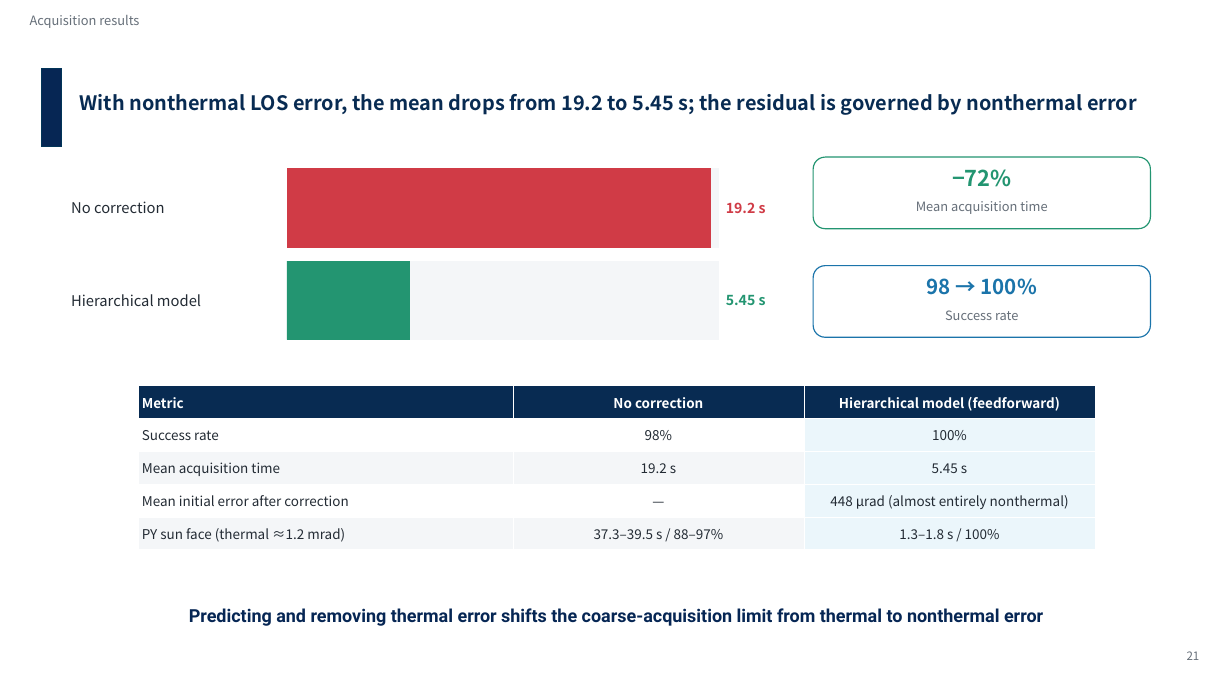
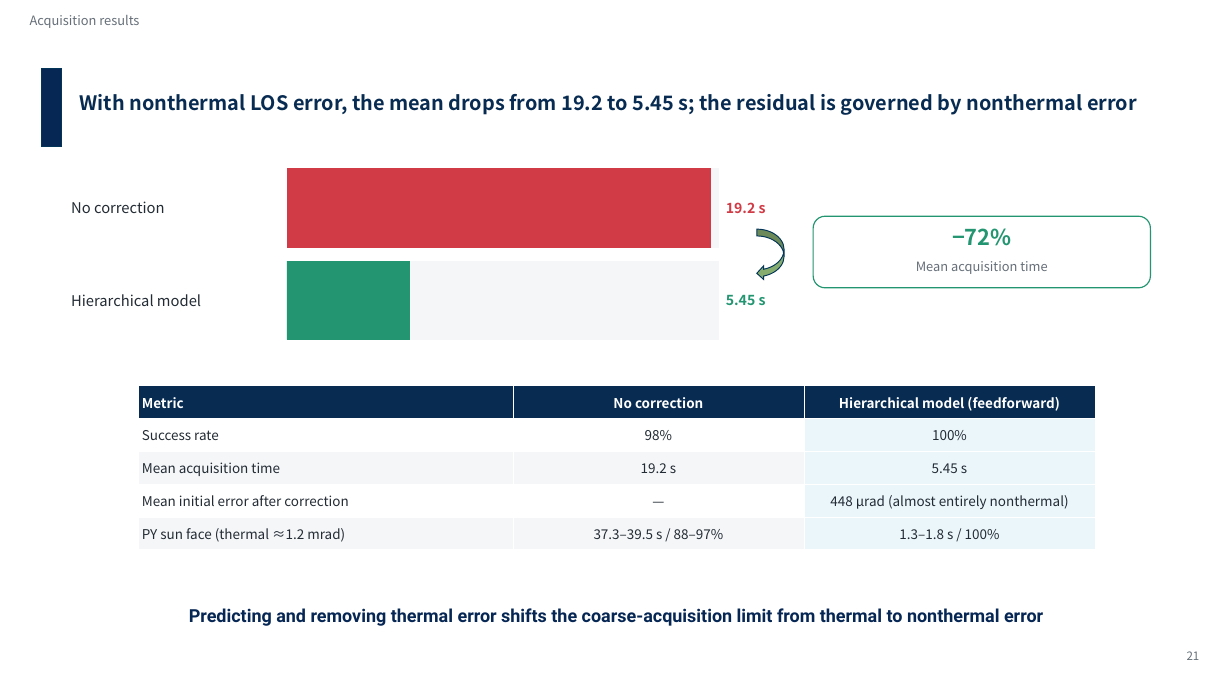
Before and after one commit to Hideki-1029/thermal-deformation-optcomm, a slide deck: slide 24 of papers/ICSO/slides/en_ICSO2026_slides_takamoto.pptx. Drawn at 1232x693 pixels with LibreOffice and Linux fonts; fonts in the diff are those of the drawing; background and template pictures are left out. Boxes give left, top, right and bottom in pixels: in the first picture for what was removed or moved away, otherwise in the second. Text is boxed around its words. In the diff, an @@ line names an element or a change of style, - is before the commit and + after.

```diff
--- a/papers/ICSO/slides/en_ICSO2026_slides_takamoto.pptx
+++ b/papers/ICSO/slides/en_ICSO2026_slides_takamoto.pptx
@@ curved left arrow added at (x1=757, y1=229, x2=784, y2=280), fill #87AC70, outline #033659 1.5 pt @@
@@ 2 texts, 1 rounded rectangle moved together from (x1=813, y1=157, x2=1151, y2=229) to (x1=813, y1=216, x2=1151, y2=288) @@
@@ rounded rectangle removed at (x1=813, y1=266, x2=1151, y2=337) @@
@@ text removed at (x1=927, y1=278, x2=1037, y2=295) @@
-98 → 100%
@@ text removed at (x1=945, y1=310, x2=1018, y2=320) @@
-Success rate
```
Also in this commit, not shown: 8 other slides changed, 2 other files.
